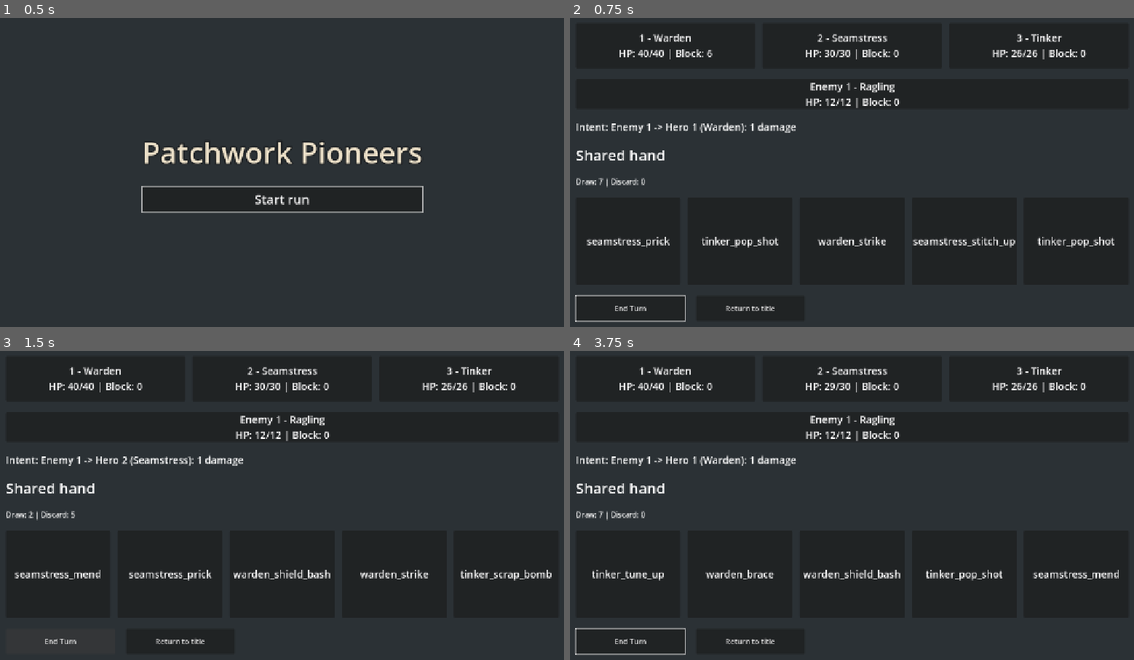
Above: before the commit, frames 1-4 (two rows, left to right).
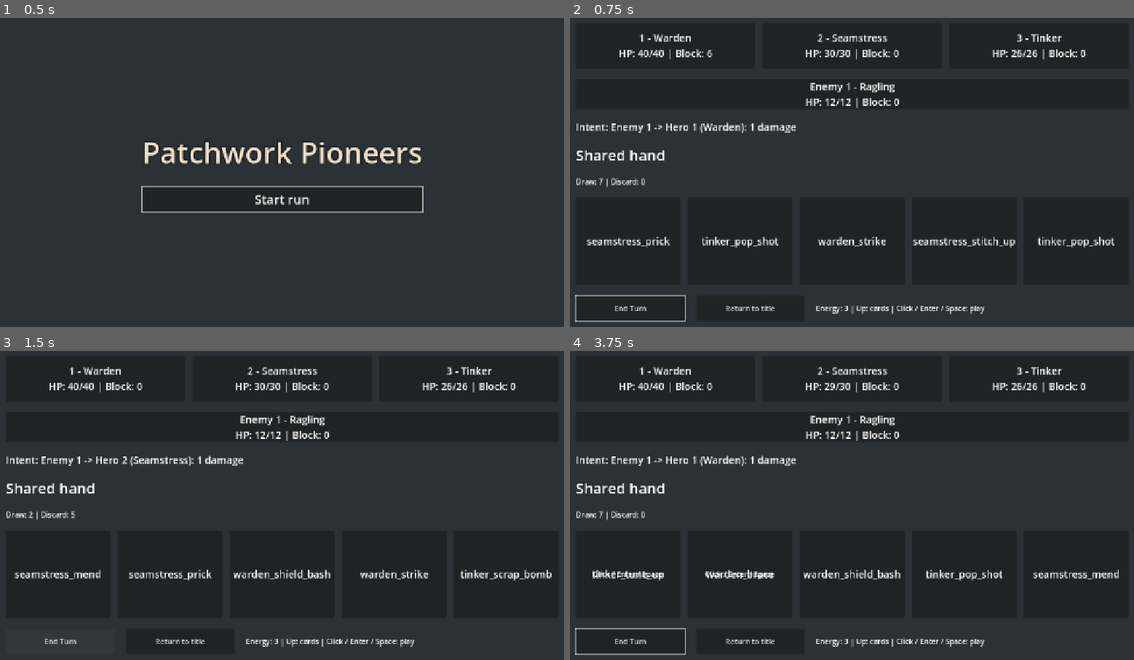
Above: after the commit, the same moments.

Repository: jcoev123-jpg/PatchworkPioneers
Game: Godot game, scene res://scenes/app.tscn
Two runs of this game, one before a commit and one after it. Both use one fixed random seed, a clock stepped at 60 frames per second and the inputs below.
Inputs (mouse positions are in pixels of both pictures, inside the frame that each line leads up to):
- Up to frame 1 (0.5 s): no input
- Up to frame 2 (0.75 s): click "Start run" at 0.5 s
- Up to frame 3 (1.5 s): click "End Turn" at 1.25 s
- Up to frame 4 (3.75 s): click "Return to title" at 2 s; click "Start run" at 2.75 s; tap Enter (ui_accept) at 3.5 s; move the mouse to (981, 490) at 3.52 s; hold Up from 3.53 s (still down); hold Enter (ui_accept) from 3.53 s (still down); tap Space at 3.6 s; click (981, 490) at 3.67 s

Frame 1 is identical in both runs. In frame 2, 0.3% of the frame differs, in the area x 43-74%, y 92-96%; in frame 3, 0.3%; in frame 4, 0.6%, in the area x 4-74%, y 70-96%.

Commit message:
Patchwork Pioneers cycle 013: Wire target-free starter support cards into the live hand
Accepted by relay v2 (Claude final review, tests green).

Diff:
--- a/scenes/app.tscn
+++ b/scenes/app.tscn
@@ -1,7 +1,8 @@
-[gd_scene load_steps=3 format=3]
+[gd_scene load_steps=4 format=3]
 
 [ext_resource type="Script" path="res://scripts/app.gd" id="1"]
 [ext_resource type="Script" path="res://scripts/live_enemy_roster.gd" id="2"]
+[ext_resource type="Script" path="res://scripts/live_support_hand.gd" id="3"]
 
 [node name="App" type="Control"]
 layout_mode = 3
@@ -14,3 +15,6 @@
 
 [node name="LiveEnemyRoster" type="Node" parent="."]
 script = ExtResource("2")
+
+[node name="LiveSupportHand" type="Node" parent="."]
+script = ExtResource("3")
--- /dev/null
+++ b/scripts/live_support_hand.gd
@@ -0,0 +1,143 @@
+extends Node
+## Input/presentation only. All card effects and charges belong to the support service.
+
+const SUPPORT_IDS := ["warden_brace", "tinker_tune_up"]
+var _battle: Control
+var _deck: CombatDeck
+var _party: CombatParty
+var _bindings: Dictionary = {}
+var _pending: Dictionary = {}
+var energy_label: Label
+var _play := CombatStarterSupportPlay.new()
+
+
+func _ready() -> void:
+	get_parent().start_run_requested.connect(_sync_battle, CONNECT_DEFERRED)
+
+
+func _process(_delta: float) -> void:
+	_sync_battle()
+
+
+func _sync_battle() -> void:
+	var app = get_parent()
+	if app.deck == null or not is_instance_valid(app.battle_view):
+		_clear()
+		return
+	if _battle != app.battle_view or _deck != app.deck or _party != app.party:
+		_clear()
+		_battle = app.battle_view
+		_deck = app.deck
+		_party = app.party
+		_battle.tree_exiting.connect(_clear, CONNECT_ONE_SHOT)
+		energy_label = Label.new()
+		energy_label.name = "SupportHandEnergy"
+		app.end_turn_button.get_parent().add_child(energy_label)
+	energy_label.text = "Energy: %d | Up: cards | Click / Enter / Space: play" % _deck.energy
+	for panel in _bindings.keys():
+		if not is_instance_valid(panel) or panel.get_parent() != app.hand_view:
+			_unbind(panel)
+	var actionable: Array[Control] = []
+	for panel in app.hand_view.get_children():
+		var label := panel.get_child(0) as Label
+		if label == null or label.text not in SUPPORT_IDS:
+			continue
+		actionable.append(panel)
+		if _bindings.has(panel):
+			continue
+		panel.focus_mode = Control.FOCUS_ALL
+		panel.mouse_default_cursor_shape = Control.CURSOR_POINTING_HAND
+		panel.tooltip_text = "Click or focus and press Enter / Space to play"
+		label.mouse_filter = Control.MOUSE_FILTER_IGNORE
+		var hint := Label.new()
+		hint.text = "Click / Enter / Space"
+		hint.horizontal_alignment = HORIZONTAL_ALIGNMENT_CENTER
+		hint.vertical_alignment = VERTICAL_ALIGNMENT_BOTTOM
+		hint.mouse_filter = Control.MOUSE_FILTER_IGNORE
+		panel.add_child(hint)
+		var focus := StyleBoxFlat.new()
+		focus.bg_color = Color(0, 0, 0, 0)
+		focus.border_color = Color("ece0c8")
+		focus.set_border_width_all(3)
+		panel.add_theme_stylebox_override("focus", focus)
+		var callback := _on_card_input.bind(panel, label.text, _deck, _party, _battle)
+		_bindings[panel] = callback
+		panel.gui_input.connect(callback)
+	# Keep the existing End/Return Tab cycle; Up enters the card row, Down exits it.
+	if not actionable.is_empty():
+		for button in [app.end_turn_button, app.return_button]:
+			button.focus_neighbor_top = button.get_path_to(actionable[0])
+		for index in range(actionable.size()):
+			var panel := actionable[index]
+			panel.focus_next = panel.get_path_to(actionable[(index + 1) % actionable.size()])
+			panel.focus_previous = panel.get_path_to(actionable[(index - 1 + actionable.size()) % actionable.size()])
+			panel.focus_neighbor_bottom = panel.get_path_to(app.end_turn_button)
+	else:
+		app.end_turn_button.focus_neighbor_top = NodePath()
+		app.return_button.focus_neighbor_top = NodePath()
+
+
+func _eligible(panel, card_id: String, deck: CombatDeck, party: CombatParty, battle) -> bool:
+	var app = get_parent()
+	if not is_instance_valid(panel) or not is_instance_valid(battle):
+		return false
+	if not _bindings.has(panel) or card_id not in SUPPORT_IDS:
+		return false
+	if app.deck != deck or app.party != party or app.battle_view != battle:
+		return false
+	if deck != _deck or party != _party or battle != _battle:
+		return false
+	if not panel.is_visible_in_tree() or not battle.is_visible_in_tree() or panel.get_parent() != app.hand_view:
+		return false
+	var index: int = panel.get_index()
+	return index < deck.hand.size() and deck.hand[index] == card_id \
+		and panel.get_child(0) is Label and panel.get_child(0).text == card_id
+
+
+func _on_card_input(event: InputEvent, panel, card_id: String, deck: CombatDeck, party: CombatParty, battle) -> void:
+	if event == null or not _eligible(panel, card_id, deck, party, battle) or _pending.has(panel):
+		return
+	var click: bool = event is InputEventMouseButton and event.button_index == MOUSE_BUTTON_LEFT and event.pressed
+	var accept: bool = event is InputEventKey and panel.has_focus() and event.is_action_pressed("ui_accept") and not event.echo
+	if not click and not accept:
+		return
+	panel.accept_event()
+	_pending[panel] = true
+	# Rebuilding the hand must happen outside the current Control input dispatch.
+	_activate.call_deferred(panel, card_id, deck, party, battle)
+
+
+func _activate(panel, card_id: String, deck: CombatDeck, party: CombatParty, battle) -> void:
+	if not _pending.has(panel):
+		return
+	_pending.erase(panel)
+	if not _eligible(panel, card_id, deck, party, battle):
+		return
+	if not _play.play_card(deck, party, card_id, 0):
+		return
+	var app = get_parent()
+	app._refresh_party()
+	app._refresh_hand()
+	_sync_battle()
+	app.end_turn_button.grab_focus()
+
+
+func _unbind(panel) -> void:
+	if is_instance_valid(panel) and panel.gui_input.is_connected(_bindings[panel]):
+		panel.gui_input.disconnect(_bindings[panel])
+	_bindings.erase(panel)
+	_pending.erase(panel)
+
+
+func _clear() -> void:
+	for panel in _bindings.keys():
+		_unbind(panel)
+	_pending.clear()
+	if is_instance_valid(_battle) and _battle.tree_exiting.is_connected(_clear):
+		_battle.tree_exiting.disconnect(_clear)
+	if is_instance_valid(energy_label):
+		energy_label.queue_free()
+	energy_label = null
+	_battle = null
+	_deck = null
+	_party = null
--- /dev/null
+++ b/tests/live_support_hand_test.gd
@@ -0,0 +1,382 @@
+extends SceneTree
+
+var failures: Array[String] = []
+var checks := 0
+var app
+var presenter
+var reference: CombatDeck
+var reference_party: CombatParty
+var reference_rng: RandomNumberGenerator
+var service := CombatStarterSupportPlay.new()
+
+
+func _initialize() -> void:
+	call_deferred("_run")
+
+
+func _check(condition: bool, message: String) -> void:
+	checks += 1
+	if not condition:
+		failures.append(message)
+
+
+func _frames() -> void:
+	await process_frame
+	await process_frame
+
+
+func _key(code: Key, pressed: bool = true, echo: bool = false) -> InputEventKey:
+	var event := InputEventKey.new()
+	event.keycode = code
+	event.pressed = pressed
+	event.echo = echo
+	return event
+
+
+func _keyboard(code: Key) -> void:
+	root.push_input(_key(code), true)
+	root.push_input(_key(code, false), true)
+	await _frames()
+
+
+func _mouse(control: Control, button: MouseButton = MOUSE_BUTTON_LEFT) -> void:
+	var point := control.get_global_rect().get_center()
+	var motion := InputEventMouseMotion.new()
+	motion.position = point
+	root.push_input(motion, true)
+	for pressed in [true, false]:
+		var event := InputEventMouseButton.new()
+		event.position = point
+		event.button_index = button
+		event.pressed = pressed
+		root.push_input(event, true)
+		if pressed:
+			# A burst before deferred activation must still resolve just once.
+			root.push_input(event, true)
+	await _frames()
+
+
+func _snapshot(deck: CombatDeck, party: CombatParty, rng: RandomNumberGenerator) -> Array:
+	return [deck.draw_pile.duplicate(), deck.hand.duplicate(), deck.discard_pile.duplicate(),
+		deck.energy, deck.turn_active, party.get_heroes(), rng.seed, rng.state]
+
+
+func _live() -> Array:
+	return [_snapshot(app.deck, app.party, app.run_rng), app.enemy_attacks.duplicate(true),
+		app.enemy_intents.get_intents(), app.intent_label.text, app.run_seed]
+
+
+func _visible() -> void:
+	if "--inject-wrong-energy" in OS.get_cmdline_user_args() and is_instance_valid(presenter.energy_label):
+		presenter.energy_label.text = "deliberately wrong"
+	var ids: Array[String] = []
+	for panel in app.hand_view.get_children():
+		_check(panel is PanelContainer and panel.is_visible_in_tree(), "mounted hand panel")
+		_check(panel.get_child_count() > 0 and panel.get_child(0) is Label, "first child remains Label")
+		var id: String = panel.get_child(0).text
+		ids.append(id)
+		if id in presenter.SUPPORT_IDS:
+			_check(panel.focus_mode == Control.FOCUS_ALL and panel.get_child_count() == 2,
+				"support has focus and visible action hint")
+			_check(panel.gui_input.get_connections().size() == 1, "exactly one input binding")
+		else:
+			_check(panel.focus_mode == Control.FOCUS_NONE and panel.gui_input.get_connections().is_empty(),
+				"other card remains inert")
+	_check(ids == app.deck.hand, "mounted labels match entire authoritative hand")
+	_check(app.pile_label.text == "Draw: %d | Discard: %d" % [app.deck.draw_pile.size(), app.deck.discard_pile.size()],
+		"mounted pile counts exact")
+	_check(is_instance_valid(presenter.energy_label) and presenter.energy_label.is_visible_in_tree(), "energy mounted")
+	if is_instance_valid(presenter.energy_label):
+		_check(presenter.energy_label.text.begins_with("Energy: %d |" % app.deck.energy), "visible energy exact")
+	for index in range(3):
+		var hero: Dictionary = app.party.get_hero(index + 1)
+		_check(app.hero_panels[index].get_child(0).text == "%d - %s\nHP: %d/%d | Block: %d%s" % [
+			hero.position, hero.name, hero.hp, hero.max_hp, hero.block,
+			"\nDOWNED" if hero.hp == 0 else ""], "visible hero HP/Block exact")
+
+
+func _panel(id: String) -> Control:
+	for panel in app.hand_view.get_children():
+		if panel.get_child(0).text == id:
+			return panel
+	return null
+
+
+func _start(seed_value: int) -> bool:
+	app.run_seed = seed_value
+	app.start_button.grab_focus()
+	await _keyboard(KEY_ENTER)
+	var ready: bool = app.deck is CombatDeck and app.party is CombatParty and app.party.is_valid() \
+		and app.run_rng != null and is_instance_valid(app.battle_view)
+	_check(ready, "real focused title button starts complete session")
+	if not ready:
+		return false
+	var cards: Array[String] = []
+	cards.assign(JSON.parse_string(FileAccess.get_file_as_string(app.STARTER_DECK_PATH)))
+	reference_rng = RandomNumberGenerator.new()
+	reference_rng.seed = seed_value
+	reference = CombatDeck.new(cards, reference_rng)
+	reference.start_turn()
+	reference_party = CombatParty.new(app._load_party_definitions())
+	CombatStartingBlock.new(reference_party).apply()
+	_check(_snapshot(app.deck, app.party, app.run_rng) == _snapshot(reference, reference_party, reference_rng),
+		"no support action before activation; independent opening matches")
+	_visible()
+	return true
+
+
+func _turn() -> void:
+	_check(reference.end_turn(), "reference ends turn")
+	_check(CombatEnemyAttacks.new().execute_attacks(reference_party, app.enemy_attacks).ok, "reference enemy phase")
+	_check(reference.start_turn() and reference_party.start_player_turn(), "reference starts turn")
+	await _mouse(app.end_turn_button)
+	_check(_snapshot(app.deck, app.party, app.run_rng) == _snapshot(reference, reference_party, reference_rng),
+		"actual End Turn matches reference, including enemy damage and RNG")
+	_visible()
+
+
+func _play_card(id: String, keyboard: bool) -> void:
+	var panel := _panel(id)
+	_check(is_instance_valid(panel), "required held support found: " + id)
+	if panel == null:
+		return
+	var intent_before: Array = [app.enemy_attacks.duplicate(true), app.enemy_intents.get_intents(), app.intent_label.text]
+	_check(service.play_card(reference, reference_party, id, 0), "independent service accepts " + id)
+	if keyboard:
+		panel.grab_focus()
+		await _keyboard(KEY_SPACE)
+	else:
+		await _mouse(panel)
+	_check(_snapshot(app.deck, app.party, app.run_rng) == _snapshot(reference, reference_party, reference_rng),
+		"mounted input matches complete service result: " + id)
+	_check([app.enemy_attacks, app.enemy_intents.get_intents(), app.intent_label.text] == intent_before,
+		"support leaves intent cadence unchanged")
+	_visible()
+
+
+func _run() -> void:
+	root.size = Vector2i(1280, 720)
+	var scene := load("res://scenes/app.tscn") as PackedScene
+	_check(scene != null, "real scene loads")
+	if scene == null:
+		_finish()
+		return
+	app = scene.instantiate()
+	root.add_child(app)
+	await _frames()
+	presenter = app.get_node("LiveSupportHand")
+	_check(app.deck == null and presenter._bindings.is_empty(), "title has no support bindings")
+	# Find a deterministic opening with Brace, so it must stack atop the real passive.
+	var cards: Array[String] = []
+	cards.assign(JSON.parse_string(FileAccess.get_file_as_string(app.STARTER_DECK_PATH)))
+	var seed_value := -1
+	for candidate in range(100):
+		var rng := RandomNumberGenerator.new()
+		rng.seed = candidate
+		var deck := CombatDeck.new(cards, rng)
+		deck.start_turn()
+		if "warden_brace" in deck.hand:
+			seed_value = candidate
+			break
+	_check(seed_value >= 0, "deterministic Brace opening exists")
+	var trace: Array = []
+	for session in range(2):
+		if not await _start(seed_value):
+			app.free()
+			_finish()
+			return
+		var before := _live()
+		app.start_button.pressed.emit()
+		presenter._sync_battle()
+		presenter._sync_battle()
+		_check(_live() == before, "duplicate start and sync never play")
+		_visible()
+		for inert in app.hand_view.get_children():
+			if inert.get_child(0).text not in presenter.SUPPORT_IDS:
+				before = _live()
+				await _mouse(inert)
+				_check(_live() == before, "real click on other card IDs is inert")
+				break
+		# Navigation from the existing button cycle reaches the support card row.
+		app.end_turn_button.grab_focus()
+		await _keyboard(KEY_UP)
+		_check(app.hand_view.is_ancestor_of(root.gui_get_focus_owner()), "keyboard Up reaches support row")
+		var brace := _panel("warden_brace")
+		if brace == null:
+			_check(false, "opening Brace mounted")
+			break
+		before = _live()
+		await _mouse(brace, MOUSE_BUTTON_RIGHT)
+		brace.grab_focus()
+		root.push_input(_key(KEY_ENTER, true, true), true)
+		await _frames()
+		_check(_live() == before, "right click and key echo fail closed")
+		_check(app.party.get_hero(1).block == 6, "real opening protection precedes Brace")
+		await _play_card("warden_brace", false)
+		_check(app.party.get_hero(1).block == 13 and app.deck.energy == 2, "Brace adds seven atop opening six and spends one")
+		# Captured callback is stale after successful play, even if explicitly replayed.
+		before = _live()
+		presenter._activate(brace, "warden_brace", app.deck, app.party, app.battle_view)
+		_check(_live() == before, "failed replay cannot charge a second time")
+		var found := false
+		for turn in range(12):
+			if _panel("tinker_tune_up") != null:
+				found = true
+				break
+			await _turn()
+		_check(found, "Tune Up held across deterministic real turns")
+		if found:
+			_check(not app.deck.draw_pile.is_empty(), "normal Tune Up has a draw pile")
+			await _play_card("tinker_tune_up", true)
+		# Find Tune Up again, then drain the remaining draw pile via the real deck API
+		# to exercise its seeded discard reshuffle through mounted input.
+		found = false
+		for turn in range(12):
+			await _turn()
+			if _panel("tinker_tune_up") != null:
+				found = true
+				break
+		_check(found, "second held Tune Up found")
+		if found:
+			if app.deck.discard_pile.is_empty():
+				var discard_id: String = ""
+				for id in app.deck.hand:
+					if id != "tinker_tune_up":
+						discard_id = id
+						break
+				_check(not discard_id.is_empty() and app.deck.discard_played(discard_id)
+					and reference.discard_played(discard_id), "real discard supplies reshuffle fixture")
+			var count: int = app.deck.draw_pile.size()
+			_check(app.deck.draw_extra(count) == reference.draw_extra(count), "draw fixture uses real deck API")
+			app._refresh_hand()
+			await _frames()
+			_check(app.deck.draw_pile.is_empty() and not app.deck.discard_pile.is_empty(), "nonvacuous reshuffle preconditions")
+			await _play_card("tinker_tune_up", false)
+		var final := _live()
+		if session == 0:
+			trace = final
+		else:
+			_check(final == trace, "same-seed return/start replays complete state with no leaked callbacks")
+		await _negative_cases()
+		app.return_button.pressed.emit()
+		_check(presenter._bindings.is_empty() and presenter._deck == null, "Return immediately disconnects session")
+		await _frames()
+		_check(app.deck == null and presenter.energy_label == null, "title removes support presentation")
+	await _stale_restart(seed_value)
+	app.free()
+	_finish()
+
+
+func _negative_cases() -> void:
+	# Locate Brace using normal turns; no fixed hand fixture bypasses the live flow.
+	for turn in range(12):
+		if _panel("warden_brace") != null:
+			break
+		await _turn()
+	var panel := _panel("warden_brace")
+	_check(panel != null, "negative cases have a real held Brace")
+	if panel == null:
+		return
+	var battle: Control = app.battle_view
+	var deck: CombatDeck = app.deck
+	var party: CombatParty = app.party
+	var event := _key(KEY_ENTER)
+	panel.grab_focus()
+	var before := _live()
+	presenter._on_card_input(null, panel, "warden_brace", deck, party, battle)
+	presenter._on_card_input(event, panel, "seamstress_mend", deck, party, battle)
+	var foreign := PanelContainer.new()
+	root.add_child(foreign)
+	presenter._on_card_input(event, foreign, "warden_brace", deck, party, battle)
+	presenter._on_card_input(event, panel, "warden_brace", reference, party, battle)
+	foreign.free()
+	await _frames()
+	_check(_live() == before, "null/foreign/wrong ID/wrong session inputs preserve complete state")
+	battle.hide()
+	presenter._on_card_input(event, panel, "warden_brace", deck, party, battle)
+	await _frames()
+	_check(_live() == before, "hidden battle cannot act")
+	battle.show()
+	panel.hide()
+	presenter._on_card_input(event, panel, "warden_brace", deck, party, battle)
+	await _frames()
+	_check(_live() == before, "hidden panel cannot act")
+	panel.show()
+	deck.combat_state.energy = 0
+	before = _live()
+	await _mouse(panel)
+	_check(_live() == before, "zero energy cannot spend or mutate RNG/party/piles")
+	deck.combat_state.energy = 3
+	deck.combat_state.player_turn_active = false
+	before = _live()
+	await _mouse(panel)
+	_check(_live() == before, "inactive player turn cannot act")
+	deck.combat_state.player_turn_active = true
+	_check(party.apply_damage(1, 10000), "downed owner fixture applied")
+	_check(party.is_downed(1), "owner really downed")
+	before = _live()
+	await _mouse(panel)
+	_check(_live() == before, "downed owner cannot act")
+	_check(deck.discard_played("warden_brace"), "remove held copy for unavailable-card case")
+	before = _live()
+	await _mouse(panel)
+	_check(_live() == before, "unavailable card on stale mounted panel cannot act")
+	# Keep the old panel alive while detaching it, then restart the real app.
+	app.hand_view.remove_child(panel)
+	presenter._sync_battle()
+	_check(panel.gui_input.get_connections().is_empty(), "detached panel disconnected")
+	presenter._on_card_input(event, panel, "warden_brace", deck, party, battle)
+	await _frames()
+	_check(_live() == before, "detached input cannot mutate old session")
+	panel.free()
+
+
+func _stale_restart(seed_value: int) -> void:
+	if not await _start(seed_value):
+		return
+	var panel := _panel("warden_brace")
+	_check(panel != null, "stale callback has real mounted source")
+	if panel == null:
+		return
+	var callback: Callable = presenter._bindings[panel]
+	var old_deck: CombatDeck = app.deck
+	var old_party: CombatParty = app.party
+	var old_rng: RandomNumberGenerator = app.run_rng
+	var old_state := _snapshot(old_deck, old_party, old_rng)
+	# Queue input then Return before dispatch completes: the pending play is cancelled.
+	panel.grab_focus()
+	callback.call(_key(KEY_ENTER))
+	app.return_button.pressed.emit()
+	_check(panel.gui_input.get_connections().is_empty(), "Return disconnects still-live old panel")
+	await _frames()
+	_check(_snapshot(old_deck, old_party, old_rng) == old_state, "queued input cancelled on Return")
+	if not await _start(seed_value):
+		return
+	var before := _live()
+	callback.call(_key(KEY_ENTER))
+	await _frames()
+	_check(_live() == before and _snapshot(old_deck, old_party, old_rng) == old_state,
+		"captured callback with freed controls cannot act in restarted session")
+	# An intervening End Turn also invalidates a queued activation before it can spend.
+	panel = _panel("warden_brace")
+	_check(panel != null, "queued End Turn case has held Brace")
+	if panel != null:
+		panel.grab_focus()
+		presenter._bindings[panel].call(_key(KEY_ENTER))
+		_check(reference.end_turn(), "queued-turn reference ends")
+		_check(CombatEnemyAttacks.new().execute_attacks(reference_party, app.enemy_attacks).ok,
+			"queued-turn reference enemy phase")
+		_check(reference.start_turn() and reference_party.start_player_turn(), "queued-turn reference starts")
+		app.end_turn_button.pressed.emit()
+		await _frames()
+		_check(_snapshot(app.deck, app.party, app.run_rng) == _snapshot(reference, reference_party, reference_rng),
+			"queued old-turn activation cannot play into the new hand")
+	app.return_button.pressed.emit()
+	await _frames()
+
+
+func _finish() -> void:
+	for failure in failures:
+		printerr(failure)
+	print("live_support_hand_test: ", "PASS" if failures.is_empty() else "FAIL", " (", checks, " checks)")
+	quit(0 if failures.is_empty() else 1)
Not shown, added: scripts/live_support_hand.gd.uid
Not shown, added: tests/live_support_hand_test.gd.uid
